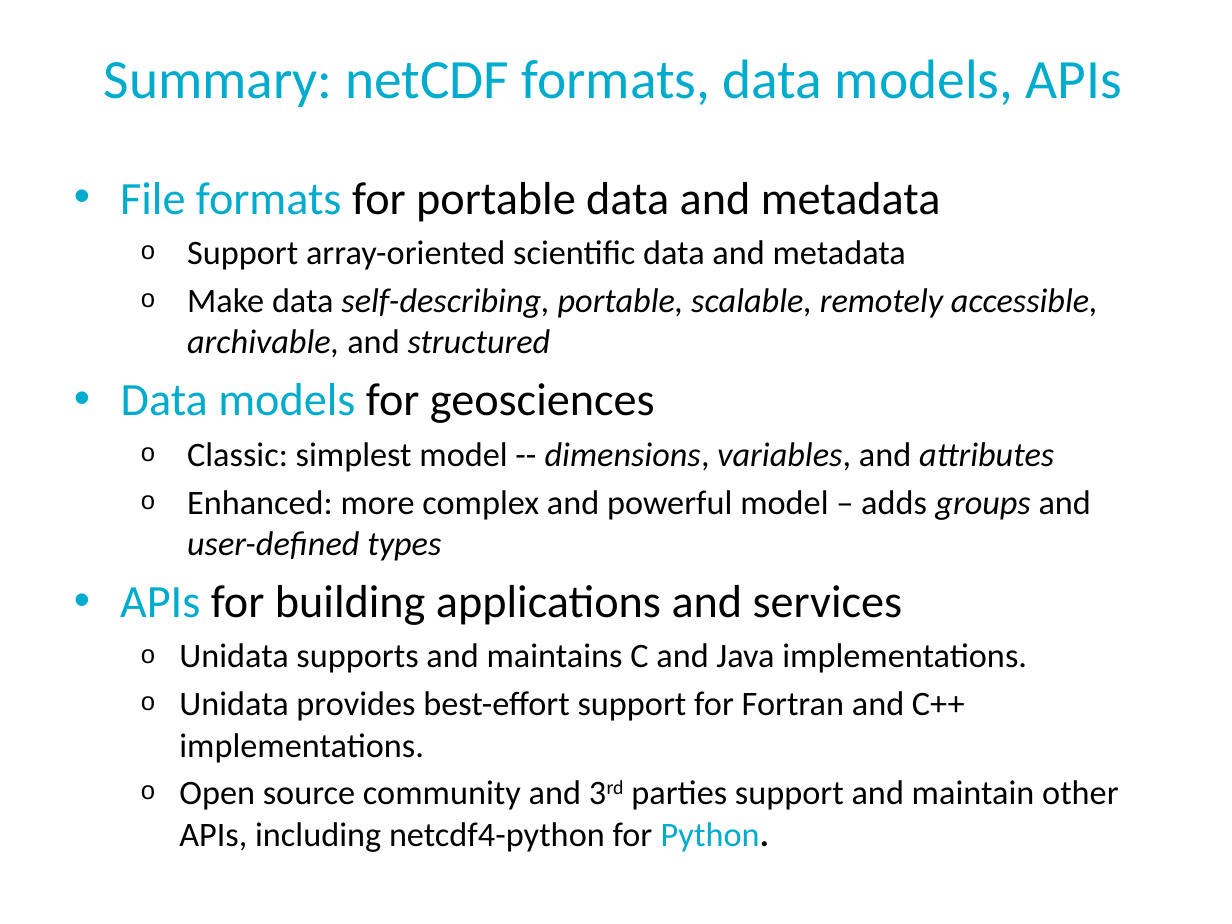
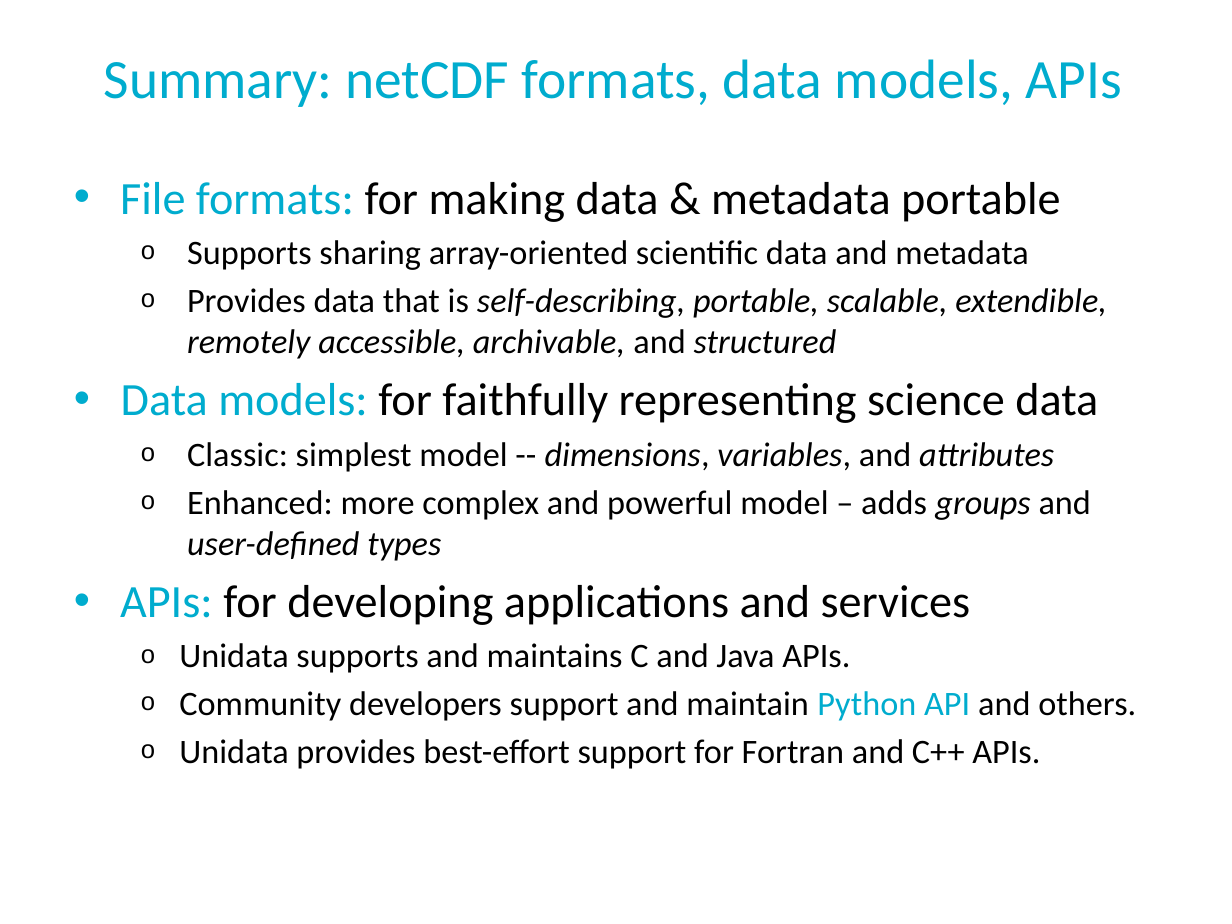
Before and after one commit to Unidata/python-workshop, a slide deck: slide 10 of presentations/netcdf-intro.pptx. Drawn at 1232x924 pixels with LibreOffice and Linux fonts; fonts in the diff are those of the drawing; background and template pictures are left out. Boxes give left, top, right and bottom in pixels: in the first picture for what was removed or moved away, otherwise in the second. Text is boxed around its words. In the diff, an @@ line names an element or a change of style, - is before the commit and + after.

```diff
--- a/presentations/netcdf-intro.pptx
+++ b/presentations/netcdf-intro.pptx
@@ text at (x1=120, y1=182, x2=1107, y2=423): text changed @@
-• File formats for portable data and metadata
-  o Support array-oriented scientific data and metadata
-  o Make data self-describing, portable, scalable, remotely accessible, archivable, and structured
-• Data models for geosciences
+• File formats: for making data & metadata portable
+  o Supports sharing array-oriented scientific data and metadata
+  o Provides data that is self-describing, portable, scalable, extendible, remotely accessible, archivable, and structured
+• Data models: for faithfully representing science data
@@ text at (x1=120, y1=585, x2=1136, y2=769): text changed @@
-• APIs for building applications and services
-  o Unidata supports and maintains C and Java implementations.
-  o Unidata provides best-effort support for Fortran and C++ implementations.
-  o Open source community and 3rd parties support and maintain other APIs, including netcdf4-python for Python.
+• APIs: for developing applications and services
+  o Unidata supports and maintains C and Java APIs.
+  o Community developers support and maintain Python API and others.
+  o Unidata provides best-effort support for Fortran and C++ APIs.
```
Also in this commit, not shown: 16 other slides changed, 1 other file.
